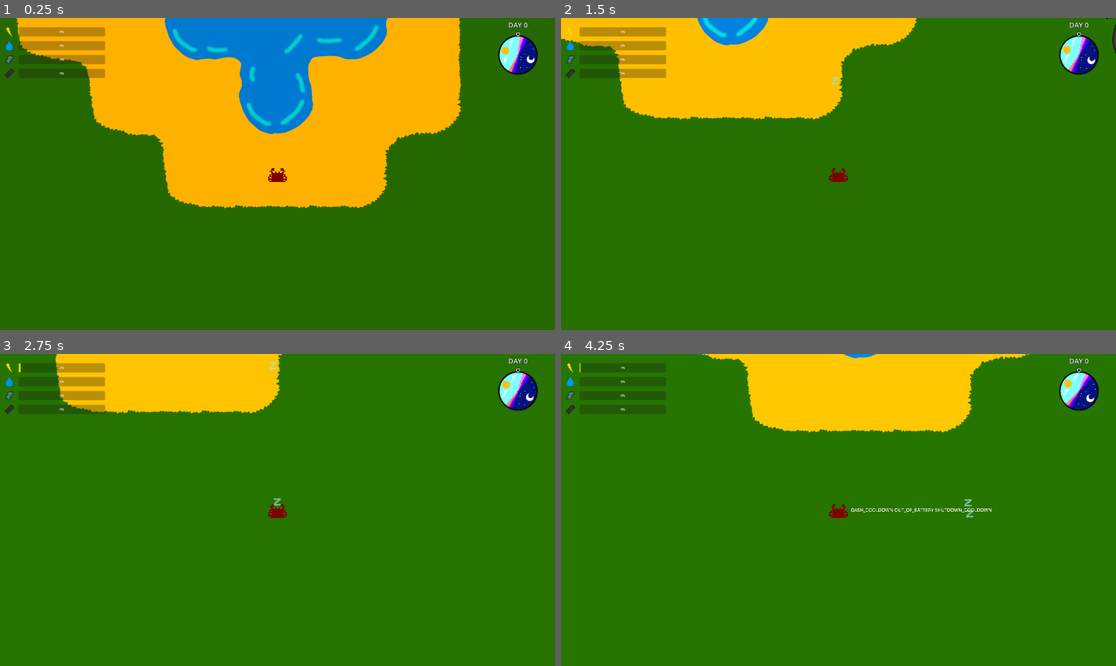
Above: before the commit, frames 1-4 (two rows, left to right).
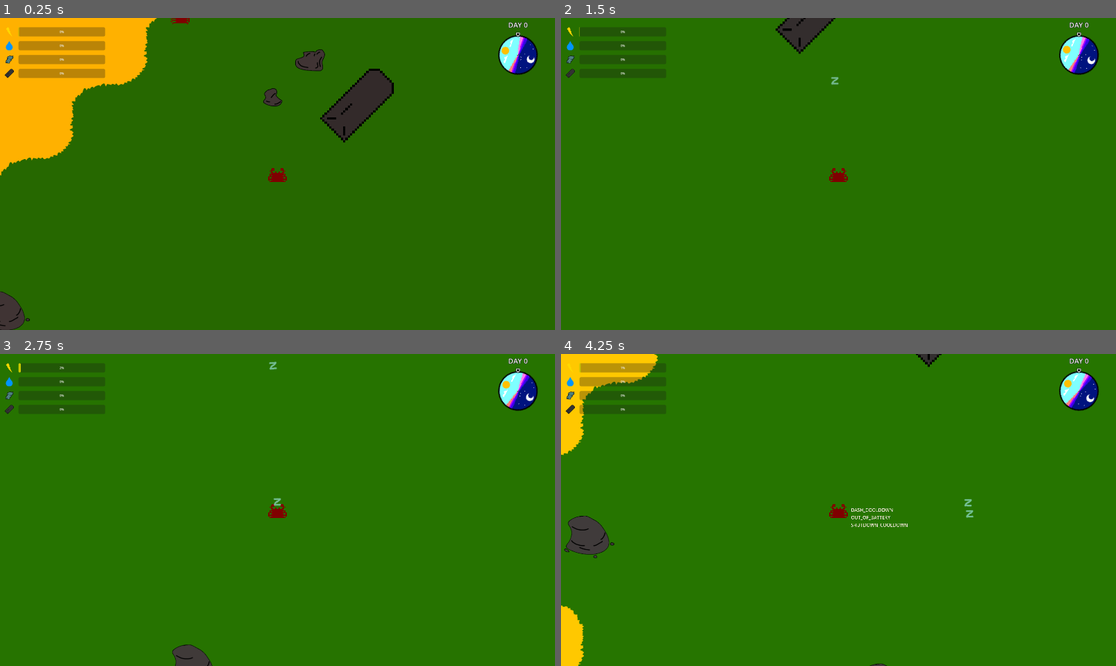
Above: after the commit, the same moments.

Repository: nporposoft/crabs-on-the-island
Game: Godot game, scene res://scenes/island_v1/island_v1.tscn
The game is run twice, just before and just after one commit, with the same random seed, the same clock (stepped at 60 frames per second) and the same inputs.
Inputs:
- Up to frame 1 (0.25 s): no input
- Up to frame 2 (1.5 s): hold D (move_right) 0.53-1.28 s; hold F (harvest) 0.53-1.28 s; hold S (move_down) from 1.28 s (still down); tap Shift (dash) at 1.35 s
- Up to frame 3 (2.75 s): tap F (harvest) at 1.55 s; release S (move_down) at 2.03 s; hold D (move_right) from 2.03 s (still down); hold F (harvest) from 2.03 s (still down)
- Up to frame 4 (4.25 s): release D (move_right) at 2.78 s; release F (harvest) at 2.78 s; hold W (move_up) 2.78-3.53 s; tap F (harvest) at 2.85 s; hold A (move_left) from 3.53 s (still down); hold F (harvest) from 3.53 s (still down); tap Shift (dash) at 3.6 s; tap F12 (debug) at 4.15 s

The runs differ from the first frame. In frame 1, 37% of the frame differs, in the area x 0-84%, y 0-100%; in frame 2, 15%; in frame 3, 7.6%; in frame 4, 14%.

Commit message:
CrabAI v1

Diff:
--- a/crabs/Crab.gd
+++ b/crabs/Crab.gd
@@ -30,13 +30,14 @@
 var _foot_step_timer: Timer
 
 enum States {
-	RUNNING = 0,
-	DASHING = 1,
-	DASH_COOLDOWN = 2,
-	ATTACKING = 3,
-	REPRODUCING = 4,
-	OUT_OF_BATTERY = 5,
-	SHUTDOWN_COOLDOWN = 6
+	RUNNING,
+	DASHING,
+	DASH_COOLDOWN,
+	ATTACKING,
+	REPRODUCING,
+	OUT_OF_BATTERY,
+	SHUTDOWN_COOLDOWN,
+	HARVESTING
 }
 var _state: int
 
@@ -120,6 +121,10 @@
 
 
 func harvest_morsel(delta: float, morsel: Morsel) -> bool:
+	if _has_state(States.OUT_OF_BATTERY):
+		stop_harvest()
+		return false
+
 	var partial_harvest = min(1.0, _carried_resources.battery_energy / (delta * -harvestDrain))
 	match morsel.mat_type:
 		Morsel.MATERIAL_TYPE.COBALT:
@@ -131,14 +136,16 @@
 		Morsel.MATERIAL_TYPE.SILICON:
 			if _carried_resources.silicon < siliconTarget: _extract_silicon(partial_harvest * morsel._extract(_stats.harvest_speed * delta), delta)
 			else: return false
+
 	$Sparks.set_emitting(true)
 	$Sparks.global_position = morsel.global_position
+	$HarvestSoundEffect.play(randf_range(0, 5.0))
 	return true
 
 
 func stop_harvest():
 	$Sparks.set_emitting(false)
-	$Sparks.position = Vector2(self.position.x, self.position.y - 26.0)
+	$HarvestSoundEffect.stop()
 
 
 func get_nearby_morsels() -> Array:
@@ -159,6 +166,10 @@
 	return nearest
 
 
+func can_reach_morsel(morsel: Morsel) -> bool:
+	return get_nearby_morsels().has(morsel)
+
+
 func get_mutations(num_options: int = 1) -> Array:
 	var mutations: Array
 	for _i in num_options:
@@ -203,6 +214,7 @@
 	_set_state(States.SHUTDOWN_COOLDOWN)
 	$PowerOffSoundEffect.play()
 	$Zs.set_emitting(true)
+	stop_harvest()
 	_one_shot_timer(shutdown_cooldown_seconds, func() -> void:
 		_unset_state(States.SHUTDOWN_COOLDOWN)
 	)
--- a/crabs/Crab.tscn
+++ b/crabs/Crab.tscn
@@ -10,6 +10,7 @@
 [ext_resource type="AudioStream" uid="uid://mmp73kcler03" path="res://assets/sfx/step1.wav" id="7_e6rox"]
 [ext_resource type="AudioStream" uid="uid://dydsdao7apbh8" path="res://assets/sfx/step2.wav" id="8_gxgl0"]
 [ext_resource type="PackedScene" path="res://assets/sparks.tscn" id="9_67f86"]
+[ext_resource type="AudioStream" uid="uid://b5cht8lwr0ltg" path="res://assets/sfx/welder.wav" id="11_cnkh1"]
 
 [sub_resource type="PhysicsMaterial" id="PhysicsMaterial_0bir5"]
 
@@ -133,17 +134,27 @@
 
 [node name="PowerOnSoundEffect" type="AudioStreamPlayer2D" parent="."]
 stream = ExtResource("4_3pxvx")
+attenuation = 4.0
 
 [node name="PowerOffSoundEffect" type="AudioStreamPlayer2D" parent="."]
 stream = ExtResource("5_g3tvs")
+attenuation = 4.0
 
 [node name="DashSoundEffect" type="AudioStreamPlayer2D" parent="."]
 stream = ExtResource("6_s5pfp")
+attenuation = 4.0
 
 [node name="FootStepSound1" type="AudioStreamPlayer2D" parent="."]
 stream = ExtResource("7_e6rox")
 volume_db = -15.0
+attenuation = 4.0
 
 [node name="FootStepSound2" type="AudioStreamPlayer2D" parent="."]
 stream = ExtResource("8_gxgl0")
 volume_db = -15.0
+attenuation = 4.0
+
+[node name="HarvestSoundEffect" type="AudioStreamPlayer2D" parent="."]
+stream = ExtResource("11_cnkh1")
+volume_db = -5.0
+attenuation = 4.0
--- a/crabs/CrabAI.gd
+++ b/crabs/CrabAI.gd
@@ -1,25 +1,92 @@
 extends Node
 
-@export var _vision_distance: float = 500.0
+@export var _vision_distance: float = 2500.0
 
 var _sm: MultiStateMachine
 var _vision_area: Area2D
 
+enum States {
+	HARVESTING = 1,
+	WANDERING = 2
+}
 
 func _ready() -> void:
+	_create_vision_area()
+
+func _process(delta: float) -> void:
+	_vision_area.position = $Crab.position
+
+	var visibleMorsels: Array = _find_visible_morsels_by_distance()
+	for morsel: Morsel in visibleMorsels:
+		if !_want_morsel(morsel): continue
+
+		if $Crab.can_reach_morsel(morsel):
+			$Crab.harvest_morsel(delta, morsel)
+		else:
+			_move_toward_morsel(morsel)
+		return
+
+	# wander
+
+
+func _move_toward_morsel(morsel: Morsel) -> void:
+	var direction: Vector2 = morsel.position - $Crab.position
+	$Crab.move(direction)
+
+
+func _want_morsel(morsel: Morsel) -> bool:
+	match morsel.mat_type:
+		Morsel.MATERIAL_TYPE.IRON:
+			return _want_iron()
+		Morsel.MATERIAL_TYPE.COBALT:
+			return _want_cobalt()
+		Morsel.MATERIAL_TYPE.SILICON:
+			return _want_silica()
+		_:
+			return false
+
+
+func _want_iron() -> bool:
+	return $Crab._carried_resources.iron < $Crab.ironTarget
+
+
+func _want_cobalt() -> bool:
+	return false
+
+
+func _want_water() -> bool:
+	return false
+
+
+func _want_silica() -> bool:
+	return false
+
+
+func _find_visible_morsels() -> Array:
+	return (_vision_area.get_overlapping_bodies()
+		.map(func(body) -> Morsel: return body as Morsel)
+		.filter(func(body) -> bool: return body != null)
+	)
+
+
+func _find_visible_morsels_by_distance() -> Array:
+	var visible_morsels: Array = _find_visible_morsels()
+	visible_morsels.sort_custom(func(a, b) -> bool:
+		var a_distance: float = (a.position - $Crab.position).length()
+		var b_distance: float = (b.position - $Crab.position).length()
+		return a_distance < b_distance
+	)
+	return visible_morsels
+
+
+func _create_vision_area() -> void:
 	var _vision_area_shape: CollisionShape2D = CollisionShape2D.new()
+
 	var _vision_area_sphere: CircleShape2D = CircleShape2D.new()
 	_vision_area_sphere.radius = _vision_distance
+
 	_vision_area_shape.shape = _vision_area_sphere
 
-
-func _process(_delta: float) -> void:
-	var nearbyResources: Array
-	# for each resource
-		# if resource is needed
-			# if within reach
-				# harvest and end
-			# else
-				# move toward and end
-
-	# wander
+	_vision_area = Area2D.new()
+	_vision_area.add_child(_vision_area_shape)
+	add_child(_vision_area)
--- a/crabs/CrabStatsDebug.gd
+++ b/crabs/CrabStatsDebug.gd
@@ -13,6 +13,6 @@
 	var msg: String
 	for state: Crab.States in Crab.States.values():
 		if _crab._has_state(state):
-			msg += Crab.States.keys()[state] + " "
+			msg += Crab.States.keys()[state] + "\n"
 
 	text = msg
--- a/player.tscn
+++ b/player.tscn
@@ -2,7 +2,7 @@
 
 [ext_resource type="Script" path="res://Player.gd" id="1_gdfm8"]
 
-[node name="Player" type="Node2D"]
+[node name="Player" type="Node"]
 script = ExtResource("1_gdfm8")
 
 [node name="Camera2D" type="Camera2D" parent="."]
--- a/scenes/island_v1/island_v1.tscn
+++ b/scenes/island_v1/island_v1.tscn
@@ -234,11 +234,9 @@
 _player = NodePath("../Player")
 
 [node name="Player" parent="." instance=ExtResource("2_0en58")]
-z_index = 1
-position = Vector2(484, 255)
 
 [node name="Crab" parent="Player" instance=ExtResource("3_s85qb")]
-position = Vector2(-219, -1009)
+position = Vector2(-1722, -329)
 
 [node name="resource" parent="." instance=ExtResource("6_2lyxb")]
 position = Vector2(1668, -914)
@@ -265,26 +263,6 @@
 [node name="Crab" parent="AICrab" instance=ExtResource("3_s85qb")]
 position = Vector2(-2111, -899)
 
-[node name="AICrab2" parent="." instance=ExtResource("7_kumyt")]
-
-[node name="Crab" parent="AICrab2" instance=ExtResource("3_s85qb")]
-position = Vector2(2298, -1217)
-
-[node name="AICrab3" parent="." instance=ExtResource("7_kumyt")]
-
-[node name="Crab" parent="AICrab3" instance=ExtResource("3_s85qb")]
-position = Vector2(-2613, 1674)
-
-[node name="AICrab4" parent="." instance=ExtResource("7_kumyt")]
-
-[node name="Crab" parent="AICrab4" instance=ExtResource("3_s85qb")]
-position = Vector2(1611, 1093)
-
-[node name="AICrab5" parent="." instance=ExtResource("7_kumyt")]
-
-[node name="Crab" parent="AICrab5" instance=ExtResource("3_s85qb")]
-position = Vector2(-450, 2380)
-
 [connection signal="battery_charge_changed" from="Player/Crab" to="hud" method="_on_crab_battery_charge_changed"]
 
 [editable path="DayNightCycle"]
Not shown, added: assets/sfx/welder.wav.import
Not shown: 1 places in crabs/Crab.tscn that only renumber resources
Not shown, added: assets/sfx/welder.wav
